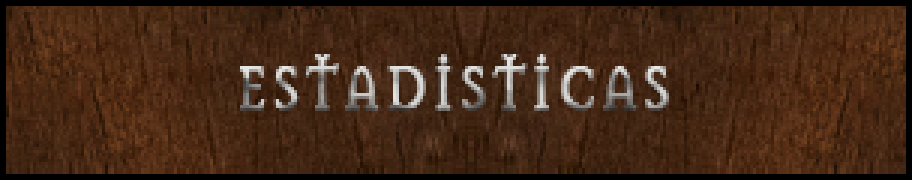
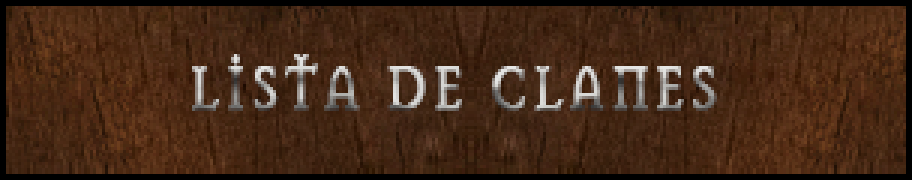
Two versions of the same layered image (912 × 180). Layer-by-layer changes:
hid "mis estadisticas" over [240, 54, 669, 111]
added layer "manual copia" in group "Textos" over [192, 54, 717, 111]
